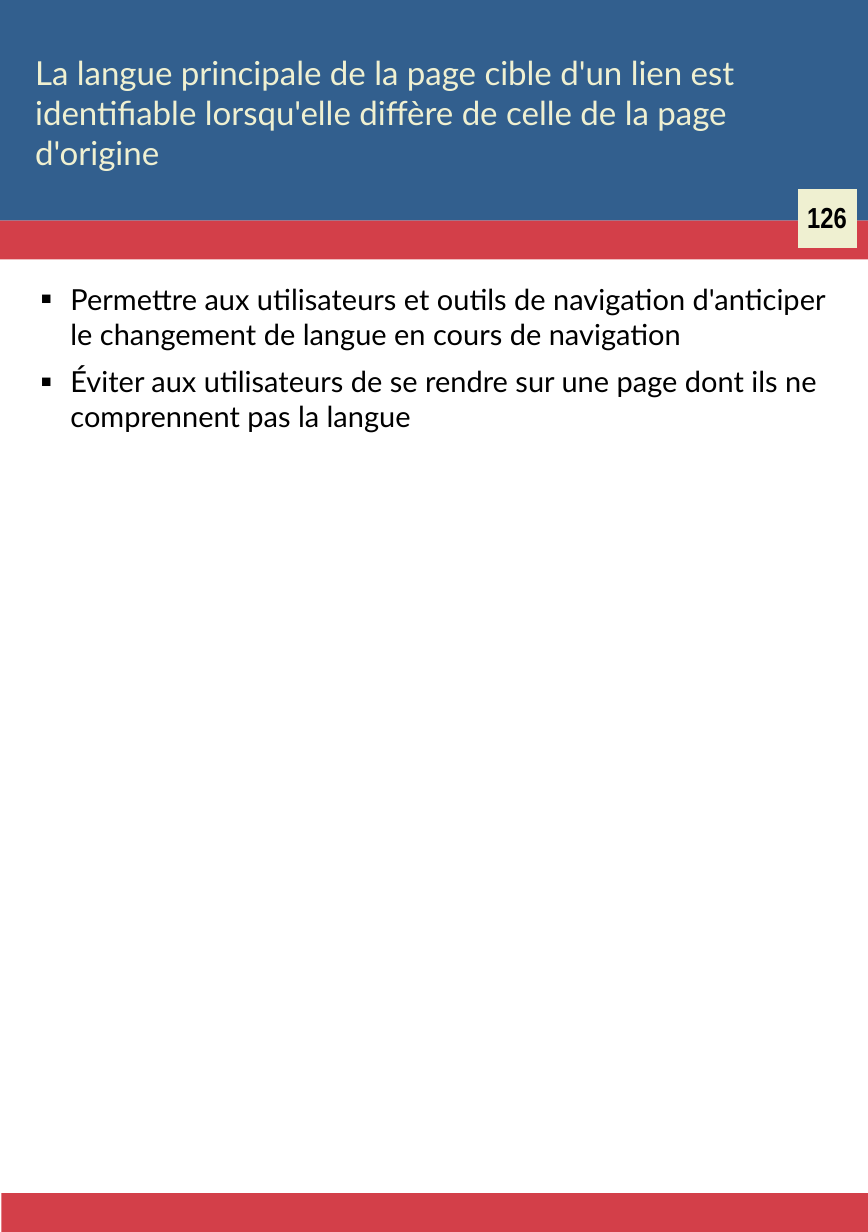
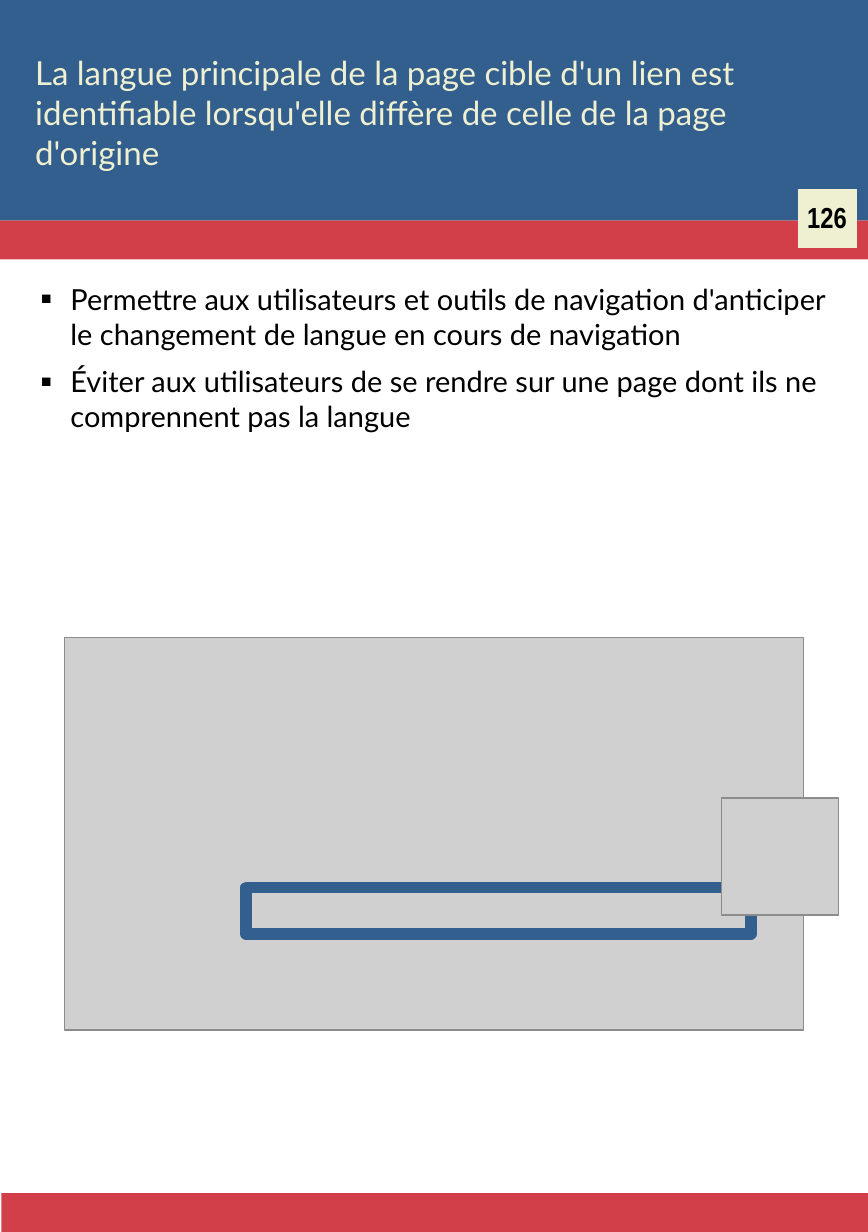
Before and after one commit to Zigazou/bonnes-pratiques-illustrees, a slide deck: slide 135 of bonnes-pratiques.odp. Drawn at 868x1232 pixels with LibreOffice and Linux fonts; fonts in the diff are those of the drawing; grey boxes stand for pictures. Boxes give left, top, right and bottom in pixels: in the first picture for what was removed or moved away, otherwise in the second. Text is boxed around its words. In the diff, an @@ line names an element or a change of style, - is before the commit and + after.

```diff
--- a/bonnes-pratiques.odp
+++ b/bonnes-pratiques.odp
@@ picture added at (64, 637, 802, 1029) @@
@@ picture added at (721, 797, 838, 914) @@
@@ rectangle added at (246, 887, 750, 934), outline #325F8E 5.67 pt @@
```
Also in this commit, not shown: 3 other files.
